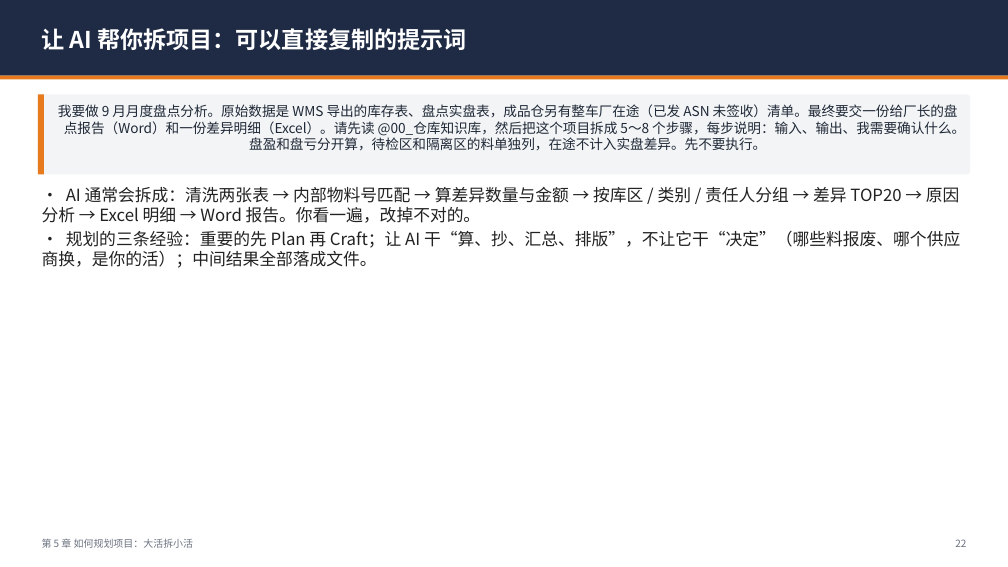
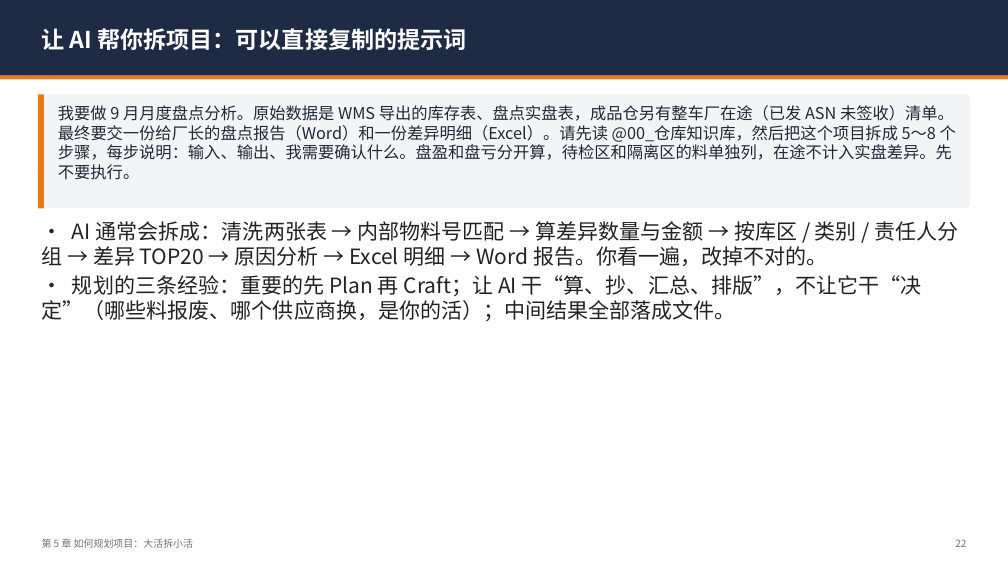
Before and after one commit to leiw92706436-del/codex-dual-engine-lite, a slide deck: slide 22 of docs/workbuddy-guide/WorkBuddy仓库主管上手手册.pptx. Drawn at 1008x567 pixels with LibreOffice and Linux fonts; fonts in the diff are those of the drawing. Boxes give left, top, right and bottom in pixels: in the first picture for what was removed or moved away, otherwise in the second. Text is boxed around its words. In the diff, an @@ line names an element or a change of style, - is before the commit and + after.

```diff
--- a/docs/workbuddy-guide/WorkBuddy仓库主管上手手册.pptx
+++ b/docs/workbuddy-guide/WorkBuddy仓库主管上手手册.pptx
@@ rounded rectangle "我要做 9 月月度盘点分析。原始数据是 WMS 导出的库存表、盘点实盘表，成品仓另有整车厂在途（已发 ...": place and size @@
-rounded rectangle "我要做 9 月月度盘点分析。原始数据是 WMS 导出的库存表、盘点实盘表，成品仓另有整车厂在途（已发 ..." at [38, 95, 970, 175]
+rounded rectangle "我要做 9 月月度盘点分析。原始数据是 WMS 导出的库存表、盘点实盘表，成品仓另有整车厂在途（已发 ..." at [38, 95, 970, 209]
@@ rounded rectangle "我要做 9 月月度盘点分析。原始数据是 WMS 导出的库存表、盘点实盘表，成品仓另有整车厂在途（已发 ..." at [38, 95, 970, 209]: size 13 to 15.5 pt; alignment centre to left @@
@@ rectangle: place and size @@
-rectangle at [38, 95, 44, 175]
+rectangle at [38, 95, 44, 209]
@@ text "• AI 通常会拆成：清洗两张表 → 内部物料号匹配 ...": place and size @@
-text "• AI 通常会拆成：清洗两张表 → 内部物料号匹配 ..." at [42, 187, 960, 268]
+text "• AI 通常会拆成：清洗两张表 → 内部物料号匹配 ..." at [42, 221, 959, 321]
@@ text "• AI 通常会拆成：清洗两张表 → 内部物料号匹配 ..." at [42, 221, 959, 321]: size 16 to 20 pt @@
```
Also in this commit, not shown: 32 other slides changed, 3 other files.
